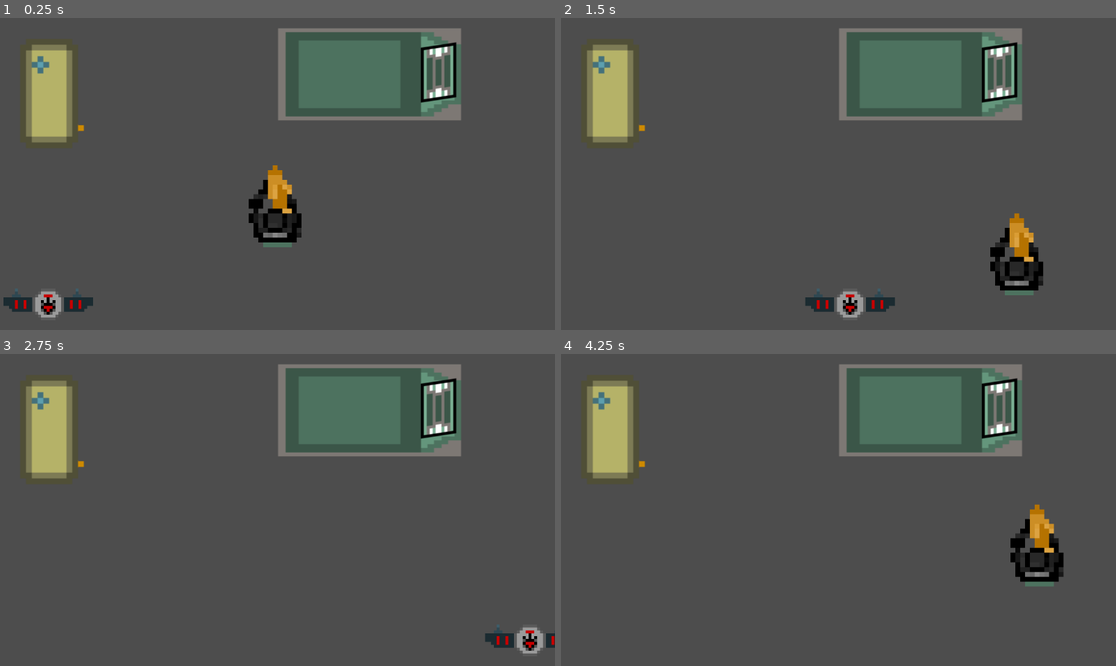
Above: before the commit, frames 1-4 (two rows, left to right).
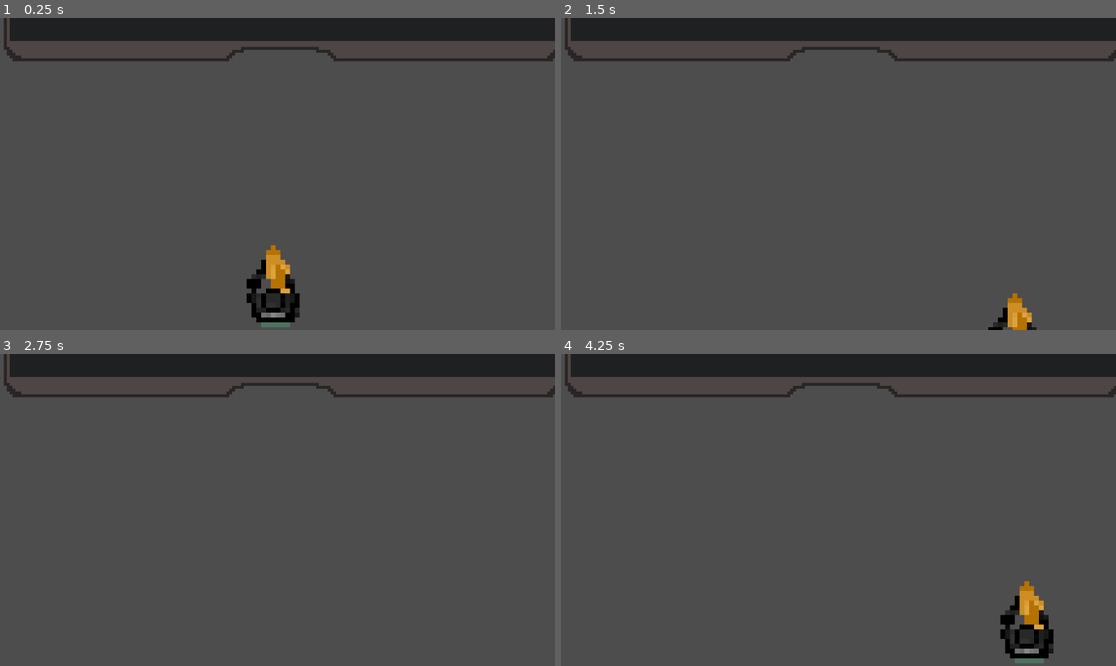
Above: after the commit, the same moments.

Repository: shafayatb/Godot-Basics-Shooter
Game: Godot game, scene res://scenes/levels/level.tscn
Same seed, same stepped clock (60 frames per second), same inputs: the game is played once before the commit and once after it.
Inputs:
- Up to frame 1 (0.25 s): no input
- Up to frame 2 (1.5 s): hold Right (right) 0.53-1.28 s; hold Space (primary action) 0.53-1.28 s; tap Ctrl (secondary action) at 0.8, 1.35 s; hold S (down) from 1.28 s (still down)
- Up to frame 3 (2.75 s): tap Space (primary action) at 1.55 s; release S (down) at 2.03 s; hold Right (right) from 2.03 s (still down); hold Space (primary action) from 2.03 s (still down); tap Ctrl (secondary action) at 2.3 s
- Up to frame 4 (4.25 s): release Right (right) at 2.78 s; release Space (primary action) at 2.78 s; hold W (up) 2.78-3.53 s; tap Ctrl (secondary action) at 2.85, 3.8 s; tap Space (primary action) at 3.05 s; tap Enter at 3.5 s; hold A (left) from 3.53 s (still down); hold Space (primary action) from 3.53 s (still down)

The runs differ from the first frame. In frame 1, 21% of the frame differs, in the area x 0-100%, y 0-100%; in frame 2, 20%; in frame 3, 17%; in frame 4, 20%.

Commit message:
Area2D, signals and timer

Diff:
--- a/scenes/levels/level.gd
+++ b/scenes/levels/level.gd
@@ -1 +1,10 @@
 extends Node2D
+
+
+func _on_area_2d_body_entered(body):
+	print(body)
+	print("body entered")
+
+
+func _on_area_2d_body_exited(body):
+	print("body exited")
--- a/scenes/levels/level.tscn
+++ b/scenes/levels/level.tscn
@@ -1,24 +1,32 @@
-[gd_scene load_steps=6 format=3 uid="uid://crw3rt4f1eu18"]
+[gd_scene load_steps=5 format=3 uid="uid://crw3rt4f1eu18"]
 
-[ext_resource type="PackedScene" uid="uid://cxs2gthe6yrbd" path="res://scenes/objects/bed.tscn" id="1_5tpgy"]
 [ext_resource type="Script" path="res://scenes/levels/level.gd" id="1_j0dw8"]
-[ext_resource type="PackedScene" uid="uid://ytc2gv1u01nm" path="res://scenes/objects/box.tscn" id="4_323t6"]
+[ext_resource type="Texture2D" uid="uid://qf7ym1xbx5la" path="res://graphics/objects/gate.png" id="2_i63xb"]
 [ext_resource type="PackedScene" uid="uid://crif8j6vjloyn" path="res://scenes/player/player.tscn" id="4_u7ebt"]
-[ext_resource type="PackedScene" uid="uid://1ivndxw21paf" path="res://scenes/enemies/drone.tscn" id="5_i5mid"]
+
+[sub_resource type="RectangleShape2D" id="RectangleShape2D_ndg2y"]
+size = Vector2(201, 34)
 
 [node name="Level" type="Node2D"]
 script = ExtResource("1_j0dw8")
 
-[node name="Bed" parent="." instance=ExtResource("1_5tpgy")]
-position = Vector2(775, 113)
+[node name="Gate" type="StaticBody2D" parent="."]
+
+[node name="Gate" type="Sprite2D" parent="Gate"]
+position = Vector2(590, 60)
+texture = ExtResource("2_i63xb")
+
+[node name="CollisionPolygon2D" type="CollisionPolygon2D" parent="Gate"]
+polygon = PackedVector2Array(7, -516, 9, 56, 18, 74, 26, 89, 467, 89, 476, 64, 506, 63, 657, 64, 688, 65, 694, 89, 1135, 91, 1160, 86, 1170, 66, 1170, -515)
+
+[node name="Area2D" type="Area2D" parent="Gate"]
+
+[node name="CollisionShape2D" type="CollisionShape2D" parent="Gate/Area2D"]
+position = Vector2(580.5, 84)
+shape = SubResource("RectangleShape2D_ndg2y")
 
 [node name="Player" parent="." instance=ExtResource("4_u7ebt")]
-position = Vector2(575, 424)
+position = Vector2(571, 590)
 
-[node name="Box" parent="." instance=ExtResource("4_323t6")]
-position = Vector2(102, 156)
-rotation = 1.5708
-scale = Vector2(2, 2)
-
-[node name="Drone" parent="." instance=ExtResource("5_i5mid")]
-position = Vector2(0, 596)
+[connection signal="body_entered" from="Gate/Area2D" to="." method="_on_area_2d_body_entered"]
+[connection signal="body_exited" from="Gate/Area2D" to="." method="_on_area_2d_body_exited"]
--- a/scenes/player/player.gd
+++ b/scenes/player/player.gd
@@ -1,6 +1,8 @@
 extends CharacterBody2D
 
 var speed: int = 500
+var can_laser: bool = true
+var can_grenade: bool = true
 
 func _process(_delta):
 	#input
@@ -8,10 +10,24 @@
 	velocity = direction * speed
 
 	#laser
-	if Input.is_action_pressed("primary action"):
+	if Input.is_action_pressed("primary action") and can_laser:
 		print_rich("Lasr shot")
+		can_laser = false
+		$LaserTimer.start(0.5)
 
-	if Input.is_action_pressed("secondary action"):
+	if Input.is_action_pressed("secondary action") and can_grenade:
 		print_rich("grande thrown")
+		can_grenade= false
+		$GrenadeTimer.start(2.0)
 
 	move_and_slide()
+
+
+
+
+func _on_laser_timer_timeout():
+	can_laser = true
+
+
+func _on_grenade_timer_timeout():
+	can_grenade = true
--- a/scenes/player/player.tscn
+++ b/scenes/player/player.tscn
@@ -15,3 +15,12 @@
 
 [node name="CollisionShape2D" type="CollisionShape2D" parent="."]
 shape = SubResource("CircleShape2D_gcc34")
+
+[node name="LaserTimer" type="Timer" parent="."]
+wait_time = 0.5
+one_shot = true
+
+[node name="GrenadeTimer" type="Timer" parent="."]
+
+[connection signal="timeout" from="LaserTimer" to="." method="_on_laser_timer_timeout"]
+[connection signal="timeout" from="GrenadeTimer" to="." method="_on_grenade_timer_timeout"]
Binary file added: graphics/objects/gate.png
Not shown, added: graphics/objects/gate.png.import
